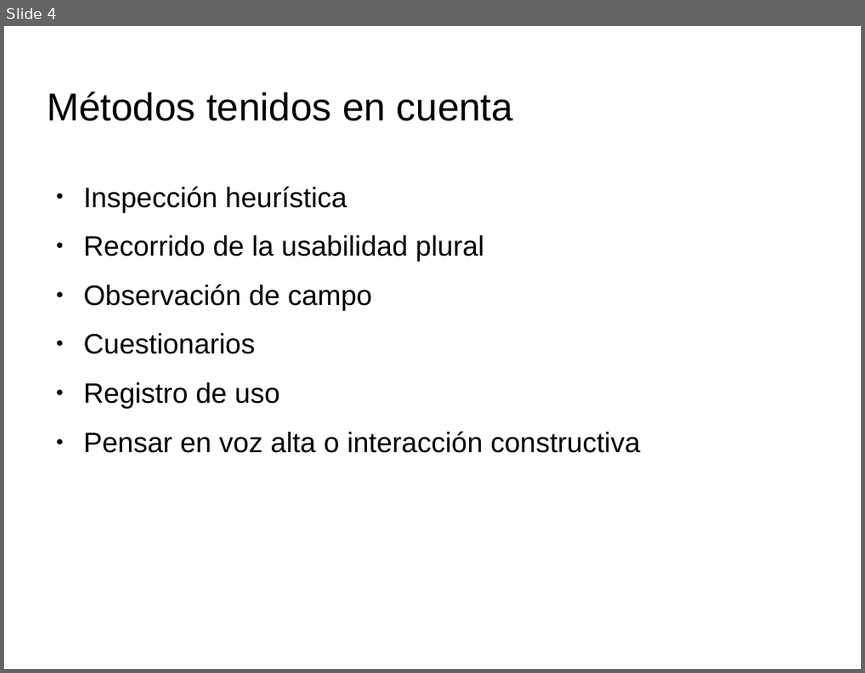
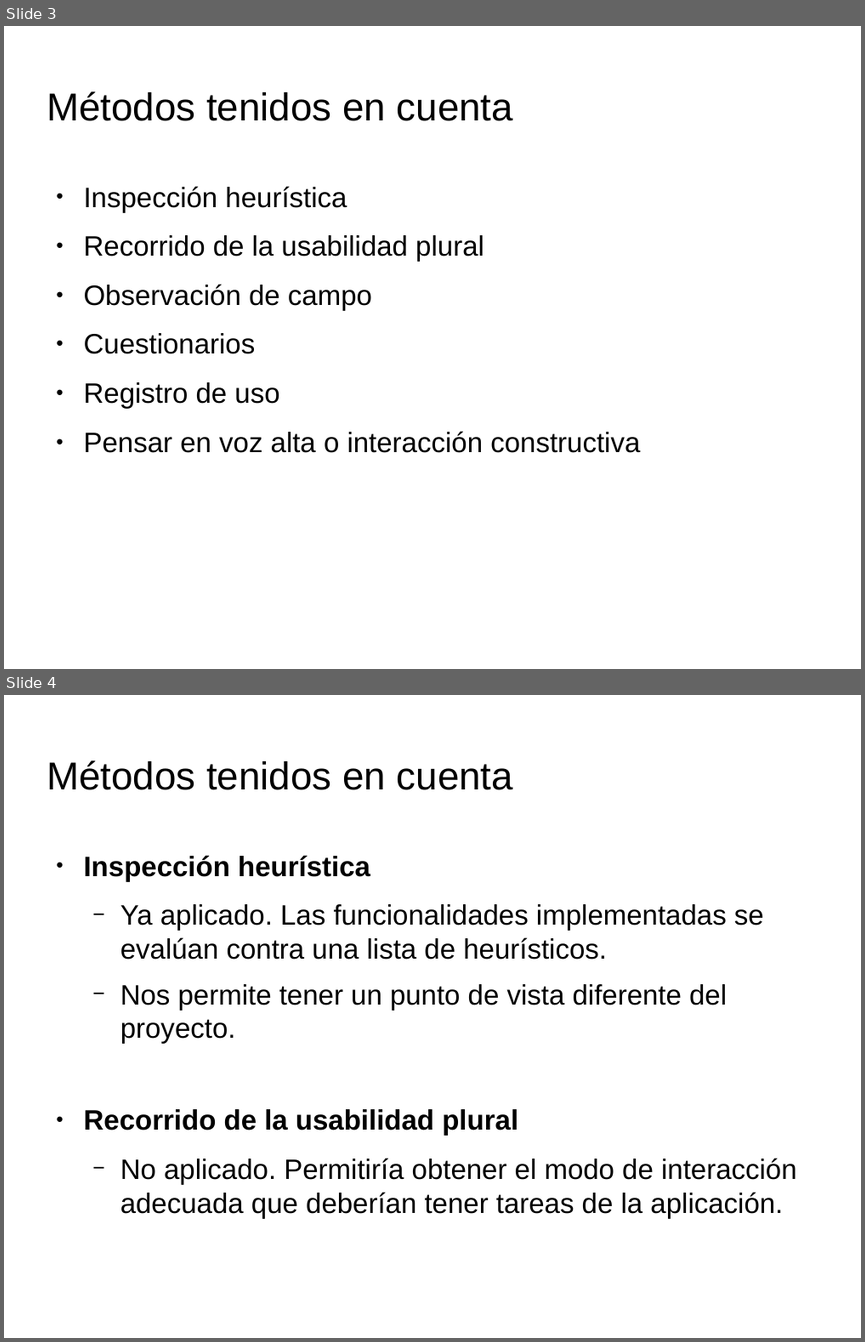
Before and after one commit to spolex/MakeStrong, a slide deck: IPC_doc/actividad7.3/plan_evaluación.odp. Shown one above the other, each under a label of ours: slide 4 before the commit, slides 3 and 4 after it. The pictures are 865x673 and 865x1342 pixels, drawn with LibreOffice and Linux fonts; fonts in the diff are those of the drawing; background and template pictures are left out. Boxes give left, top, right and bottom in pixels: in the first picture for what was removed or moved away, otherwise in the second. Text is boxed around its words. In the diff, an @@ line names an element or a change of style, - is before the commit and + after.

```diff
--- a/IPC_doc/actividad7.3/plan_evaluación.odp
+++ b/IPC_doc/actividad7.3/plan_evaluación.odp
@@ slide 4 added at (4, 695, 861, 1338), background picture (left out) @@
@@ title added at (46, 760, 513, 790), 36 pt, text #000000 @@
+Métodos tenidos en cuenta
@@ text added at (84, 855, 797, 1218), 26 pt, text #000000 @@
+● Inspección heurística
+  − Ya aplicado. Las funcionalidades implementadas se evalúan contra una lista de heurísticos.
+  − Nos permite tener un punto de vista diferente del proyecto.
+● Recorrido de la usabilidad plural
+  − No aplicado. Permitiría obtener el modo de interacción adecuada que deberían tener tareas de la aplicación.
@@ what was slide 4 is now slide 3 @@
```
Also in this commit, not shown: 2 slides changed, 11 other slides added, 1 other file.
